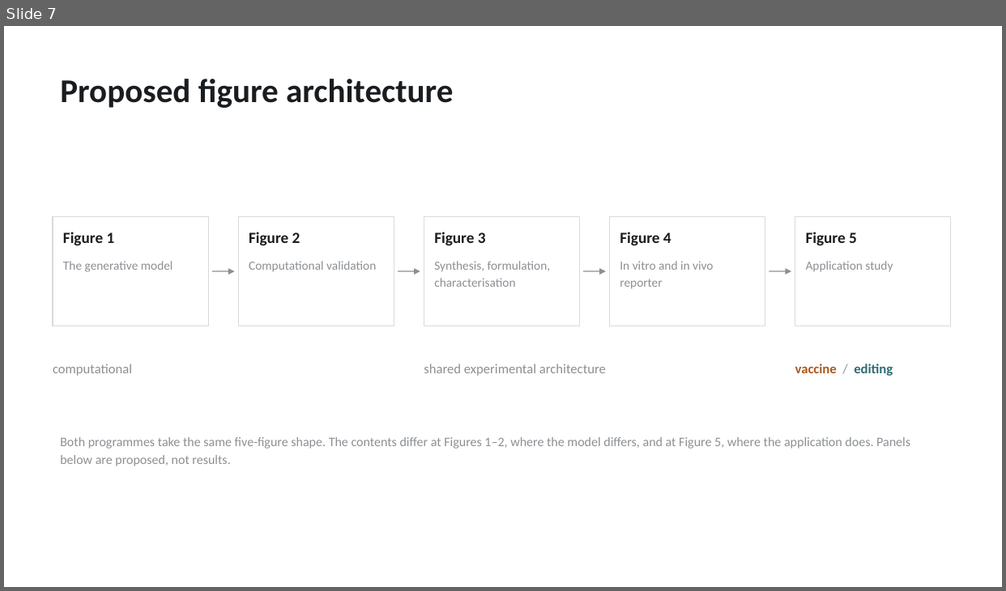
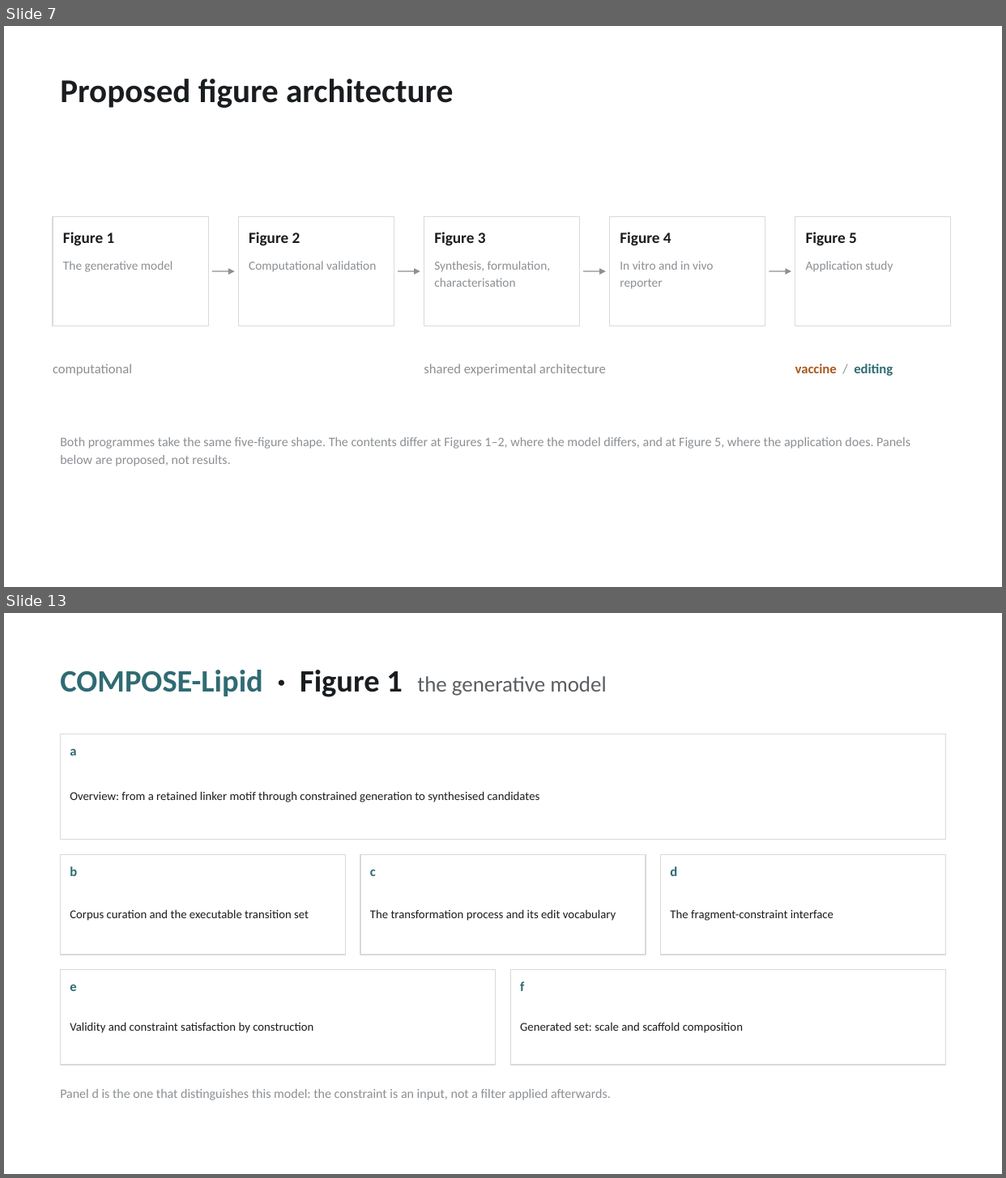
Before and after one commit to magantiro/compose_rgm, a slide deck: media/compose_slides/build/lipid_programs.pptx. Shown one above the other, each under a label of ours: slide 7 before the commit, slides 7 and 13 after it; the slides between them are not shown. The pictures are 1006x591 and 1006x1178 pixels, drawn with LibreOffice and Linux fonts; fonts in the diff are those of the drawing. Boxes give left, top, right and bottom in pixels: in the first picture for what was removed or moved away, otherwise in the second. Text is boxed around its words. In the diff, an @@ line names an element or a change of style, - is before the commit and + after.

Commit message:
media/compose_slides: lay each figure out as a panel wireframe, one per figure per paper
The five shared panel tables are replaced by ten figure slides: FORGE Figures
1-5 then COMPOSE-Lipid Figures 1-5. Each is a wireframe of the figure itself --
panel boxes on a shared grid in the arrangement the figure would use, each
carrying its letter and a line saying what it shows.

Rows and columns are sized from relative weights and fill the canvas exactly, so
a wide schematic panel reads as wide and a row of four small panels reads as
four. The layout can be pictured directly instead of reconstructed from a list.

Panel text is centred in the space under its letter, so a short caption does not
leave the box looking empty.

Still proposed, not results: no panel carries a number and none reports a
measurement. Deck is 17 slides; the XML audit reports no off-canvas, margin or
overflow defects.

```diff
--- a/media/compose_slides/build/lipid_programs.pptx
+++ b/media/compose_slides/build/lipid_programs.pptx
@@ slide 13 added at (4, 613, 1002, 1174), background #FFFFFF @@
@@ text added at (60, 670, 606, 697), 30 pt, text #5A5E62, bold @@
+COMPOSE-Lipid · Figure 1 the generative model
@@ rectangle added at (60, 735, 946, 840), fill #FFFFFF, outline #D8DAD9 1 pt @@
@@ text added at (70, 748, 76, 756), 13 pt, text #2F6B73, bold @@
+a
@@ text added at (70, 791, 540, 803), 11.5 pt, text #1A1D20 @@
+Overview: from a retained linker motif through constrained generation to synthesised candidates
@@ rectangle added at (60, 855, 345, 955), fill #FFFFFF, outline #D8DAD9 1 pt @@
@@ rectangle added at (360, 855, 646, 955), fill #FFFFFF, outline #D8DAD9 1 pt @@
@@ rectangle added at (661, 855, 946, 955), fill #FFFFFF, outline #D8DAD9 1 pt @@
@@ text added at (70, 867, 77, 876), 13 pt, text #2F6B73, bold @@
+b
@@ text added at (370, 870, 376, 876), 13 pt, text #2F6B73, bold @@
+c
@@ text added at (670, 867, 677, 876), 13 pt, text #2F6B73, bold @@
+d
@@ text added at (70, 909, 309, 921), 11.5 pt, text #1A1D20 @@
+Corpus curation and the executable transition set
@@ text added at (370, 909, 616, 921), 11.5 pt, text #1A1D20 @@
+The transformation process and its edit vocabulary
@@ text added at (670, 909, 833, 921), 11.5 pt, text #1A1D20 @@
+The fragment-constraint interface
@@ rectangle added at (60, 970, 496, 1065), fill #FFFFFF, outline #D8DAD9 1 pt @@
@@ rectangle added at (511, 970, 947, 1065), fill #FFFFFF, outline #D8DAD9 1 pt @@
@@ text added at (70, 985, 76, 991), 13 pt, text #2F6B73, bold @@
+e
@@ text added at (520, 982, 524, 991), 13 pt, text #2F6B73, bold @@
+f
@@ text added at (70, 1022, 313, 1033), 11.5 pt, text #1A1D20 @@
+Validity and constraint satisfaction by construction
@@ text added at (520, 1022, 743, 1033), 11.5 pt, text #1A1D20 @@
+Generated set: scale and scaffold composition
@@ text added at (60, 1089, 611, 1101), 12.5 pt, text #8C9094 @@
+Panel d is the one that distinguishes this model: the constraint is an input, not a filter applied afterwards.
```
Also in this commit, not shown: 3 slides changed, 6 other slides added, 2 slides removed, 3 other files.
